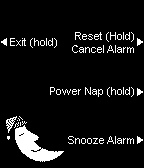
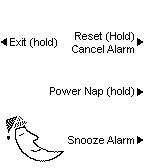
Revision of a layered 144×168 image; what changed, layer by layer:
added layer "Layer 2" above "Invert 1" over bbox(16, 128, 61, 161)
